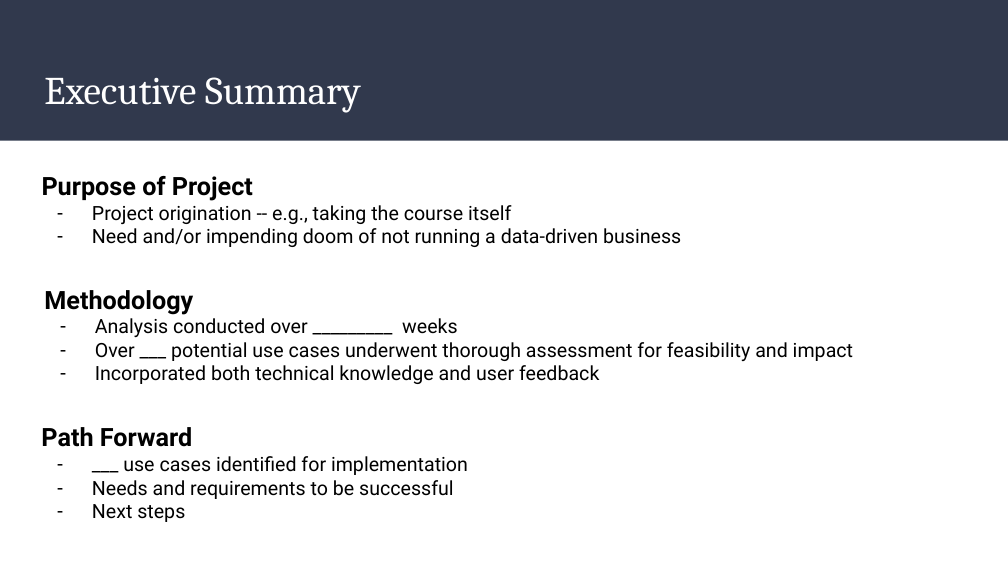
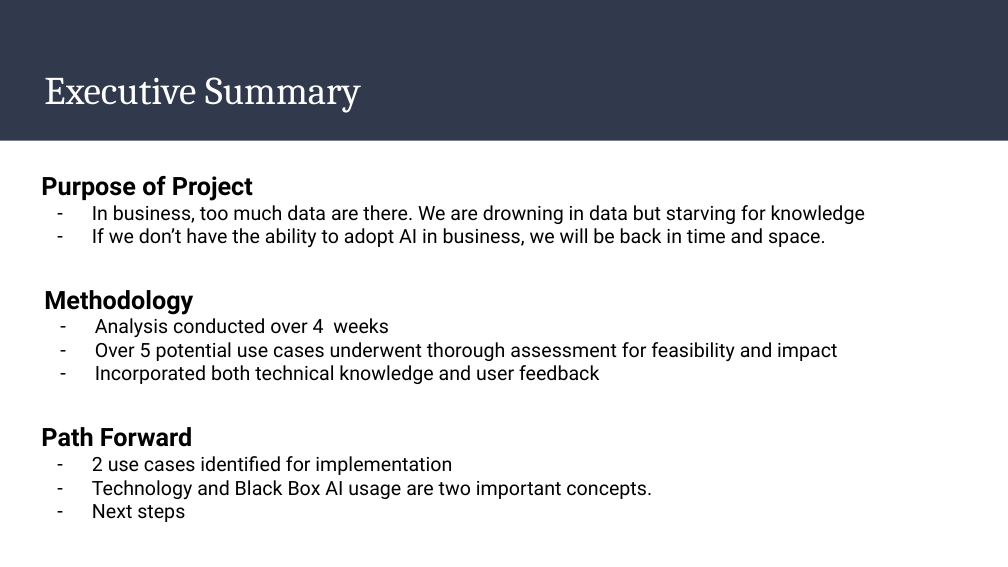
Before and after one commit to mohandesosama/Delivering-an-ML-AI-Strategy, a slide deck: slide 2 of 03_Final Presentation Template.pptx. Drawn at 1008x567 pixels with LibreOffice and Linux fonts; fonts in the diff are those of the drawing. Boxes give left, top, right and bottom in pixels: in the first picture for what was removed or moved away, otherwise in the second. Text is boxed around its words. In the diff, an @@ line names an element or a change of style, - is before the commit and + after.

```diff
--- a/03_Final Presentation Template.pptx
+++ b/03_Final Presentation Template.pptx
@@ text at bbox=[92, 205, 865, 247]: text changed @@
-– Project origination -- e.g., taking the course itself
-– Need and/or impending doom of not running a data-driven business
+– In business, too much data are there. We are drowning in data but starving for knowledge
+– If we don’t have the ability to adopt AI in business, we will be back in time and space.
@@ text at bbox=[95, 318, 837, 362]: text changed @@
-– Analysis conducted over _________ weeks
-– Over ___ potential use cases underwent thorough assessment for feasibility and impact
+– Analysis conducted over 4 weeks
+– Over 5 potential use cases underwent thorough assessment for feasibility and impact
@@ text at bbox=[92, 456, 652, 499]: text changed @@
-– ___ use cases identified for implementation
-– Needs and requirements to be successful
+– 2 use cases identified for implementation
+– Technology and Black Box AI usage are two important concepts.
```
Also in this commit, not shown: 6 other slides changed, 1 slide added, 1 slide removed, 2 other files.
